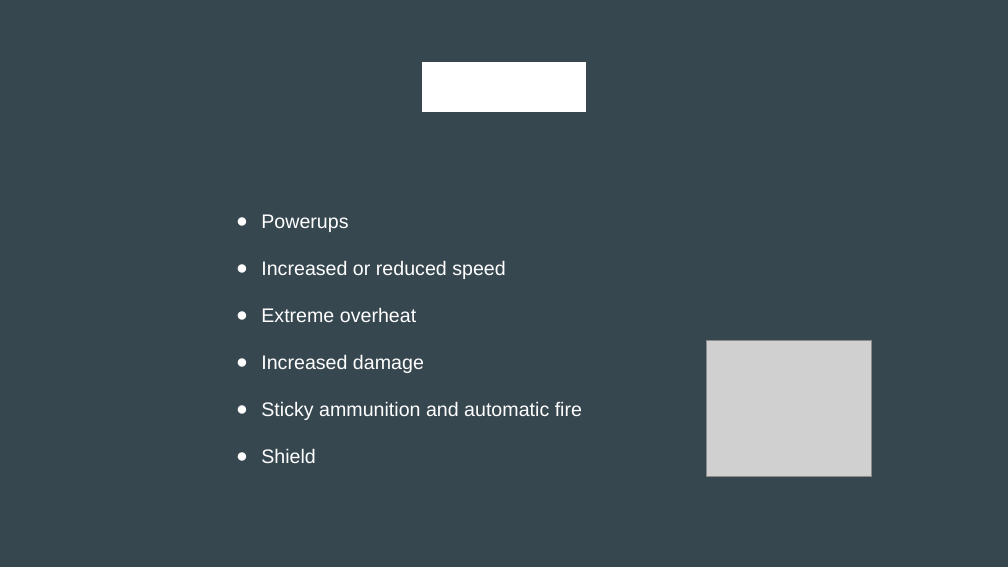
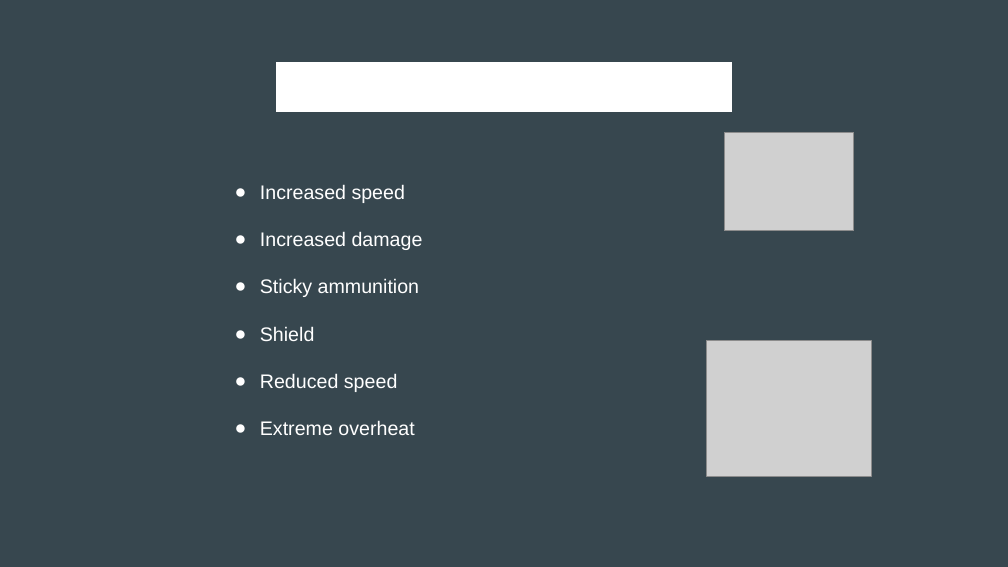
Before and after one commit to allerulez/ctf, a slide deck: slide 4 of TDDD63 - Perspective in Computer Science and Computer Engineering.odp (slide 5 before the commit). Drawn at 1008x567 pixels with LibreOffice and Linux fonts; fonts in the diff are those of the drawing; grey boxes stand for pictures. Boxes give left, top, right and bottom in pixels: in the first picture for what was removed or moved away, otherwise in the second. Text is boxed around its words. In the diff, an @@ line names an element or a change of style, - is before the commit and + after.

```diff
--- a/TDDD63 - Perspective in Computer Science and Computer Engineering.odp
+++ b/TDDD63 - Perspective in Computer Science and Computer Engineering.odp
@@ title at [276,57,732,112]: text changed @@
-Powerups
+Powerups and Powerdowns
@@ text "Increased speed": place and size @@
-text "Increased speed" at [261,214,582,420]
+text "Increased speed" at [260,184,423,435]
@@ picture added at [725,132,854,231] @@
@@ text at [260,184,423,392]: text changed @@
-● Powerups
-● Increased or reduced speed
+● Increased speed
+● Increased damage
+● Sticky ammunition
+● Shield
+● Reduced speed
@@ text at [261,354,582,420]: paragraphs removed @@
-● Increased damage
-● Sticky ammunition and automatic fire
-● Shield
```
Also in this commit, not shown: 1 other slide changed, 3 slides added, 3 slides removed, 2 other files.
